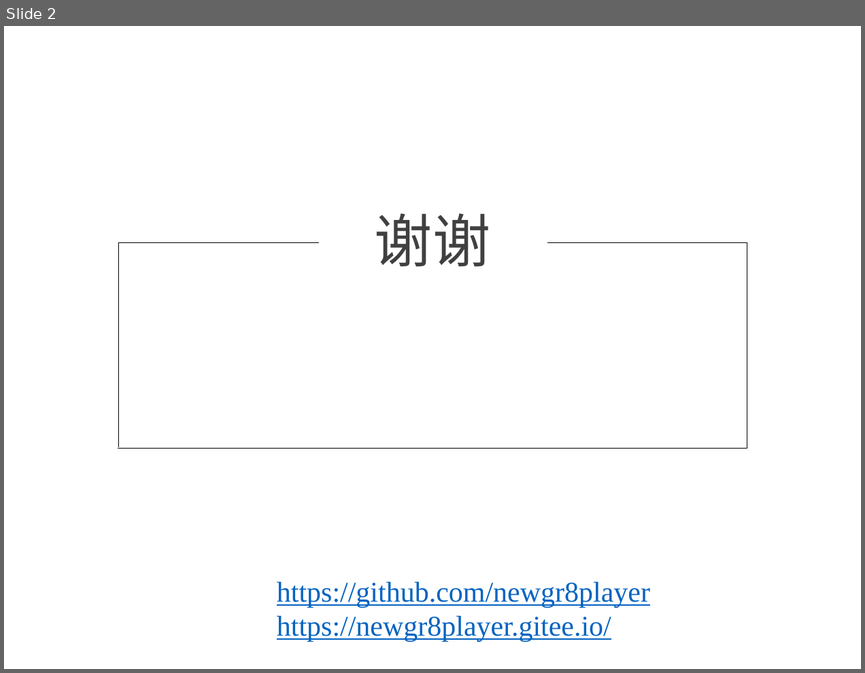
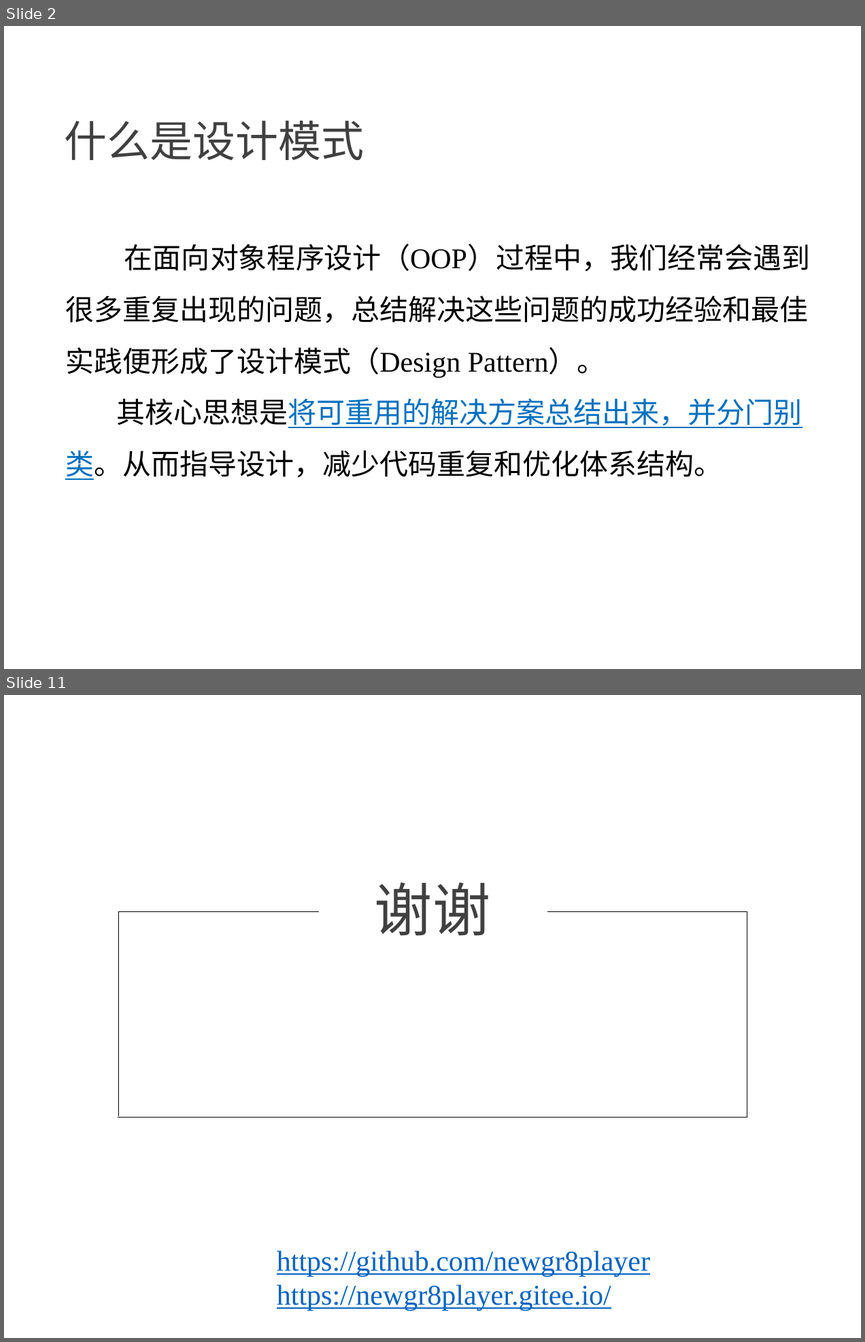
Before and after one commit to NewGr8Player/My-PPT, a slide deck: Design pattern/23种设计模式详解.pptx. Shown one above the other, each under a label of ours: slide 2 before the commit, slides 2 and 11 after it; the slides between them are not shown. The pictures are 865x673 and 865x1342 pixels, drawn with LibreOffice and Linux fonts; fonts in the diff are those of the drawing. Boxes give left, top, right and bottom in pixels: in the first picture for what was removed or moved away, otherwise in the second. Text is boxed around its words. In the diff, an @@ line names an element or a change of style, - is before the commit and + after.

```diff
--- a/Design pattern/23种设计模式详解.pptx
+++ b/Design pattern/23种设计模式详解.pptx
@@ slide 2 added at (4,26,861,669), background #FFFFFF @@
@@ text added at (64,121,364,160), 36 pt, text #404040 @@
+什么是设计模式
@@ text added at (65,244,810,480), 24 pt, text #000000 @@
+在面向对象程序设计（OOP）过程中，我们经常会遇到很多重复出现的问题，总结解决这些问题的成功经验和最佳实践便形成了设计模式（Design Pattern）。
+其核心思想是将可重用的解决方案总结出来，并分门别类。从而指导设计，减少代码重复和优化体系结构。
@@ what was slide 2 is now slide 11 @@
```
Also in this commit, not shown: 1 slide changed, 8 other slides added, 1 other file.
